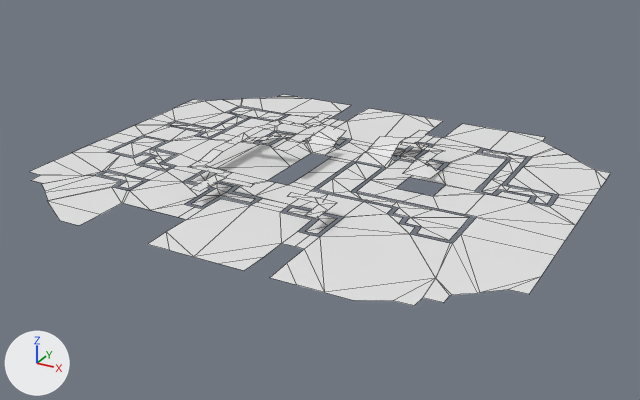
Renders of the Blender file maps/verdict.blend from each side of a commit.
Rendered twice from a 50 mm camera at (132.0, -239.8, 107.8) aimed at (2.8, -4.9, -9.6). Lighting does not change. The marker at lower left points along +X, +Y and +Z. Mesh edges are drawn as thin lines. The same objects are shown in both versions, whatever each file hides.

The scene before the commit, as lines of its bpy script (objects in view):
```python
me_output = bpy.data.meshes.new('output')
me_output.from_pydata(...)  # 609 vertices, 422 faces; spans x -85.0..85.0, y -70.0..70.0, z -2.0..9.0
me_output.materials.append(None)
ob_output = bpy.data.objects.new('output', me_output)
ob_output.location = (0.0, 0.0, 0.0)
_m = ob_output.modifiers.new('Decimate', 'DECIMATE')
_m.ratio = 0.95
_m.angle_limit = 0.0
```
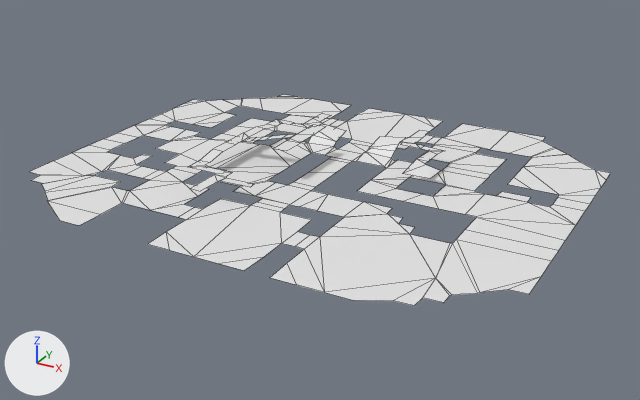
Changed parts and their boxes [x1, y1, x2, y2] in the pictures (640 x 400 px):
```json
{"part": 1, "of": "me_output", "change": "deleted", "before": [102, 108, 553, 240]}
```

Scene script edits in JSON lines:
```json
{"block": "me_output", "where": "# used by ob_output; location = (0.0, 0.0, 0.0)"}
{"op": "remove", "block": "me_output", "code": "me_output.from_pydata(...)  # 609 vertices, 422 faces; spans x -85.0..85.0, y -70.0..70.0, z -2.0..9.0"}
{"op": "add", "block": "me_output", "code": "me_output.from_pydata(...)  # 439 vertices, 272 faces; spans x -85.0..85.0, y -70.0..70.0, z -2.0..9.0"}
{"block": "me_output", "change": "me_output part 1: 10 loose pieces with 170 vertices, spanning x -73.0..73.0, y -42.0..46.0, z -2.0..3.0, are deleted"}
```
